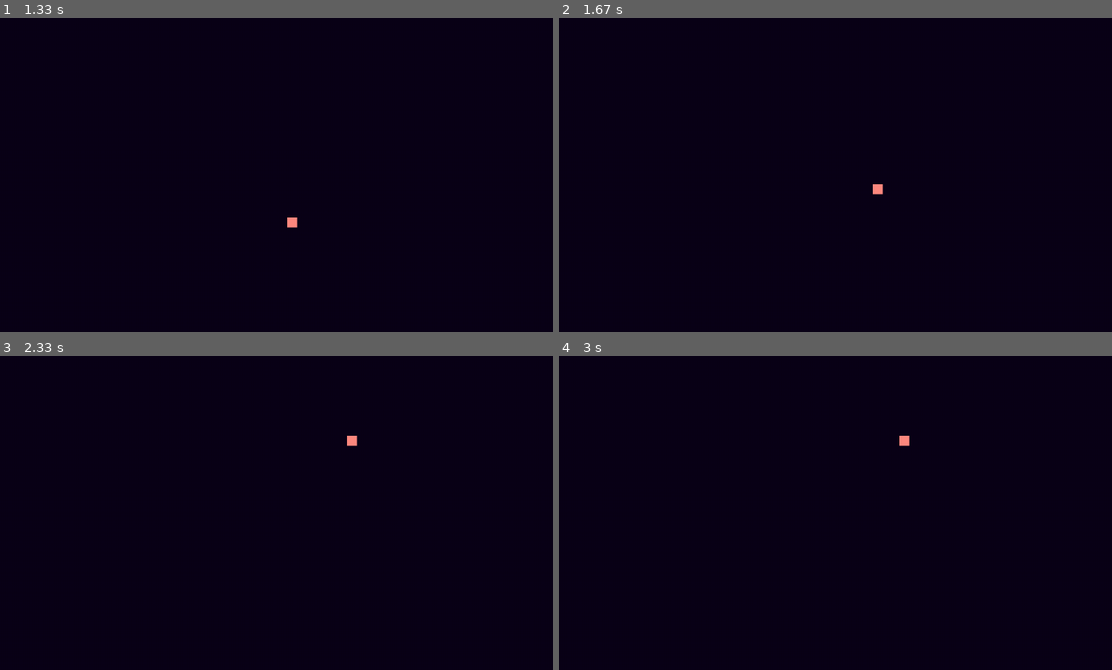
Above: before the commit, frames 1-4 (two rows, left to right).
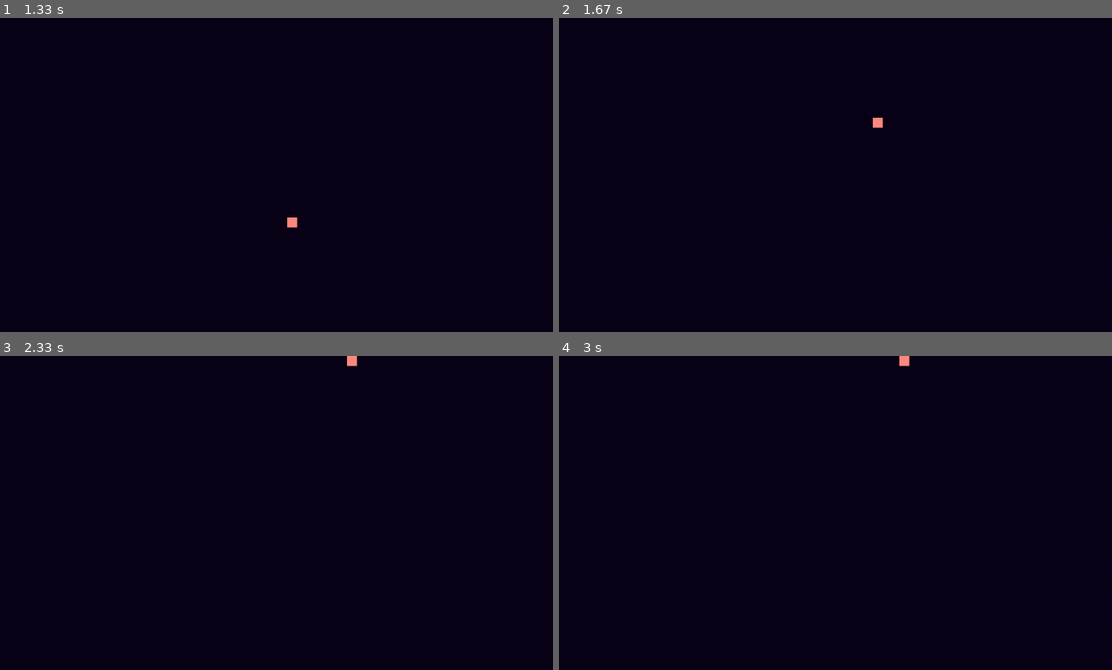
Above: after the commit, the same moments.

Repository: KhaledA2021/Pygame-Project
Game: pygame game, started from test_main.py
Two runs of this game, one before a commit and one after it. Both use one fixed random seed, a clock stepped at 60 frames per second and the inputs below.
Inputs:
- Up to frame 1 (1.33 s): tap W at 0.33 s; tap S at 0.67 s; hold Right from 1 s (still down)
- Up to frame 2 (1.67 s): release Right at 1.47 s; hold Space from 1.5 s (still down); hold Up from 1.5 s (still down)
- Up to frame 3 (2.33 s): release Space at 1.8 s; release Up at 1.8 s; hold Up 1.83-2.13 s; hold Right from 2.17 s (still down)
- Up to frame 4 (3 s): release Right at 2.63 s; hold Left from 2.67 s (still down)

Frame 1 is identical in both runs. In frame 2, 0.1% of the frame differs, in the area x 56-59%, y 31-57%; in frame 3, 0.1%; in frame 4, 0.1%.

Commit message:
fixing timer

Diff:
--- a/test_player.py
+++ b/test_player.py
@@ -4,6 +4,7 @@
 
 class player:
 
+    timer = 0
 
     def __init__(self):
         self.reset_player()
@@ -24,7 +25,7 @@
         self.rotate = 0
         self.hitbox = True
         self.health = 3
-        self.Player_Sprite = pygame.image.load("ProjectPSprite.PNG")
+        self.Player_Sprite = pygame.image.load("Sprites/ProjectPSprite.PNG")
         self.Player_Sprite = pygame.transform.scale(self.Player_Sprite, (15, 15))
 
 
@@ -33,42 +34,58 @@
             if keys[pygame.K_RIGHT] or keys[pygame.K_d]:
                 if keys[pygame.K_x]:
                     self.update_values(2.5, -2.5, 45)
+                elif keys[pygame.K_SPACE]:
+                    self.update_values(15, -15, 45)
                 else:
                     self.update_values(5, -5, 45)
             elif keys[pygame.K_LEFT] or keys[pygame.K_a]:
                 if keys[pygame.K_x]:
                     self.update_values(-2.5, -2.5, 315)
+                elif keys[pygame.K_SPACE]:
+                    self.update_values(-15, -15, 315)
                 else:
                     self.update_values(-5, -5, 315)
             else:
                 if keys[pygame.K_x]:
                     self.update_values(0, -2.5, 0)
+                elif keys[pygame.K_SPACE]:
+                    self.update_values(0, -15, 0)
                 else:
                     self.update_values(0, -5, 0)
         elif keys[pygame.K_DOWN] or keys[pygame.K_s]:
             if keys[pygame.K_RIGHT] or keys[pygame.K_d]:
                 if keys[pygame.K_x]:
                     self.update_values(2.5, 2.5, 135)
+                elif keys[pygame.K_SPACE]:
+                    self.update_values(15, 15, 135)
                 else:
                     self.update_values(5, 5, 135)
             elif keys[pygame.K_LEFT] or keys[pygame.K_a]:
                 if keys[pygame.K_x]:
                     self.update_values(-2.5, 2.5, 225)
+                elif keys[pygame.K_SPACE]:
+                    self.update_values(-15, 15, 225)
                 else:
                     self.update_values(-5, 5, 225)
             else:
                 if keys[pygame.K_x]:
                     self.update_values(0, 2.5, 180)
+                elif keys[pygame.K_SPACE]:
+                    self.update_values(0, 15, 180)
                 else:
                     self.update_values(0, 5, 180)
         elif keys[pygame.K_RIGHT] or keys[pygame.K_d]:
             if keys[pygame.K_x]:
                 self.update_values(2.5, 0, 90)
+            elif keys[pygame.K_SPACE]:
+                self.update_values(15, 0, 90)
             else:
                 self.update_values(5, 0, 90)
         elif keys[pygame.K_LEFT] or keys[pygame.K_a]:
             if keys[pygame.K_x]:
                 self.update_values(-2.5, 0, 270)
+            elif keys[pygame.K_SPACE]:
+                self.update_values(-15, 0, 270)
             else:
                 self.update_values(-5, 0, 270)
         else:
@@ -87,3 +104,11 @@
         elif self.pos[1] > 585:
             self.pos = (self.pos[0], 585)
         self.rotate = rotation
+
+
+    def timer(self, timer_set_time, set_timer, timer):
+        if set_timer == True:
+            timer = timer_set_time
+        elif set_timer == False and timer != 0:
+            timer -= timer
+            print(timer)
